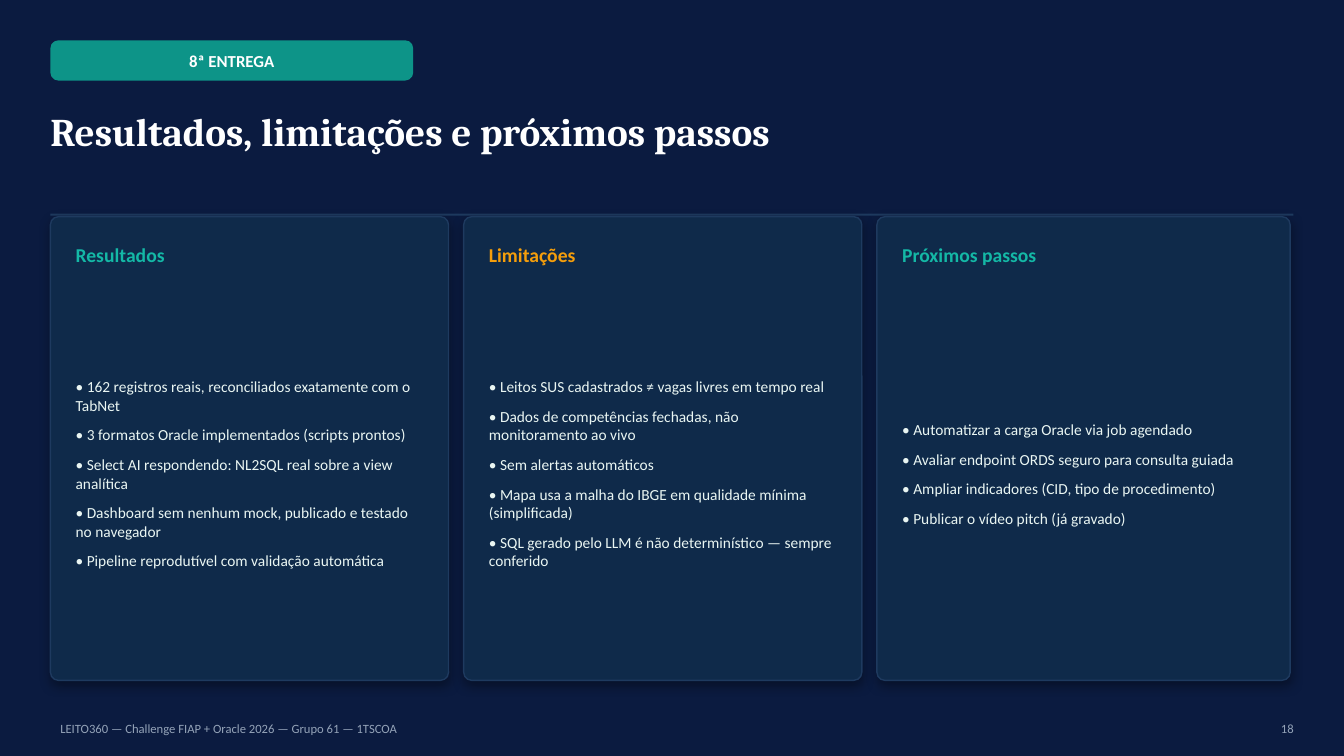
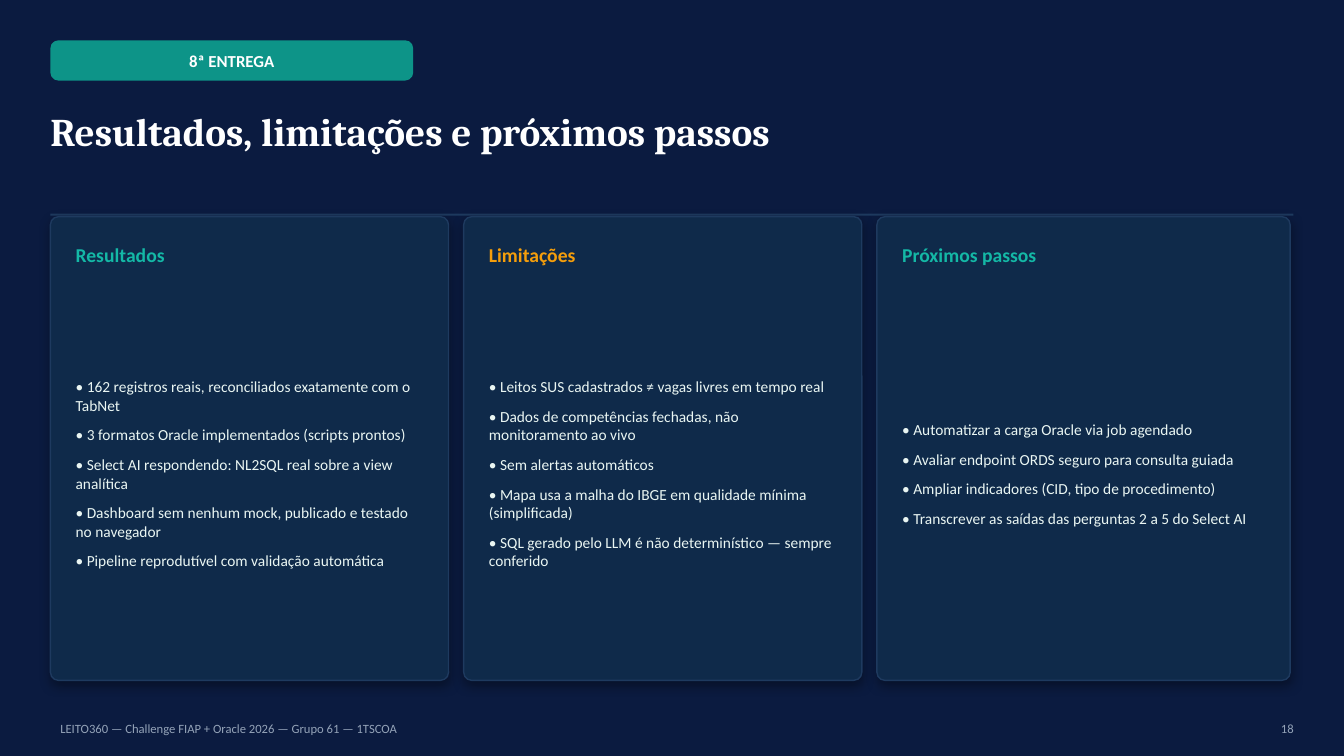
Before and after one commit to gabriellive1817-stack/Leito_360, a slide deck: slide 18 of EC_Sprint_2_1TSCOA_EvidenciasConstrucao_LEITO360_GRUPO61.pptx. Drawn at 1344x756 pixels with LibreOffice and Linux fonts; fonts in the diff are those of the drawing. Boxes give left, top, right and bottom in pixels: in the first picture for what was removed or moved away, otherwise in the second. Text is boxed around its words. In the diff, an @@ line names an element or a change of style, - is before the commit and + after.

```diff
--- a/EC_Sprint_2_1TSCOA_EvidenciasConstrucao_LEITO360_GRUPO61.pptx
+++ b/EC_Sprint_2_1TSCOA_EvidenciasConstrucao_LEITO360_GRUPO61.pptx
@@ text at bbox=[913, 513, 1247, 527]: text changed @@
-• Publicar o vídeo pitch (já gravado)
+• Transcrever as saídas das perguntas 2 a 5 do Select AI
```
Also in this commit, not shown: 2 other slides changed, 5 other files.
